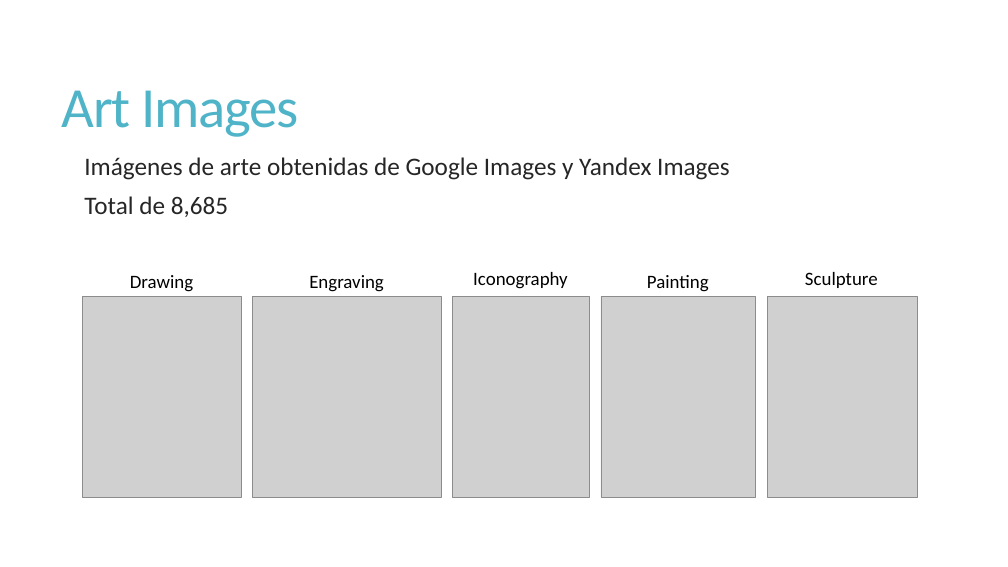
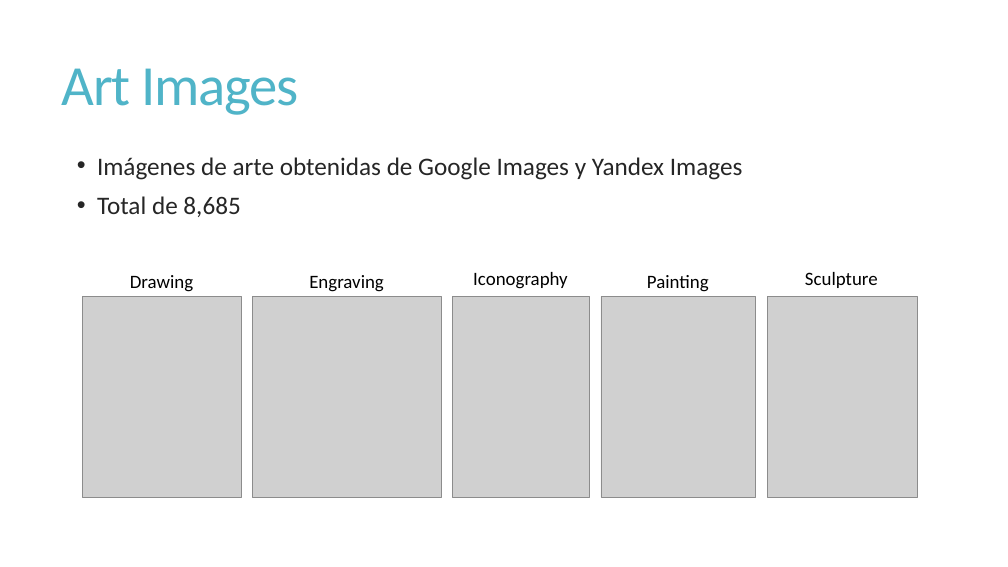
Before and after one commit to JoseGuzmanZamora/ArtClassification, a slide deck: slide 3 of ArtClassification.pptx. Drawn at 1008x567 pixels with LibreOffice and Linux fonts; fonts in the diff are those of the drawing; grey boxes stand for pictures. Boxes give left, top, right and bottom in pixels: in the first picture for what was removed or moved away, otherwise in the second. Text is boxed around its words. In the diff, an @@ line names an element or a change of style, - is before the commit and + after.

```diff
--- a/ArtClassification.pptx
+++ b/ArtClassification.pptx
@@ title "Art Images": place and size @@
-title "Art Images" at <box>62,90,298,137</box>
+title "Art Images" at <box>62,68,298,115</box>
@@ text "Imágenes de arte obtenidas de ..." at <box>97,157,743,217</box>: bullet   to • @@
```
Also in this commit, not shown: 13 other slides changed, 2 slides added, 1 slide removed, 19 other files.
